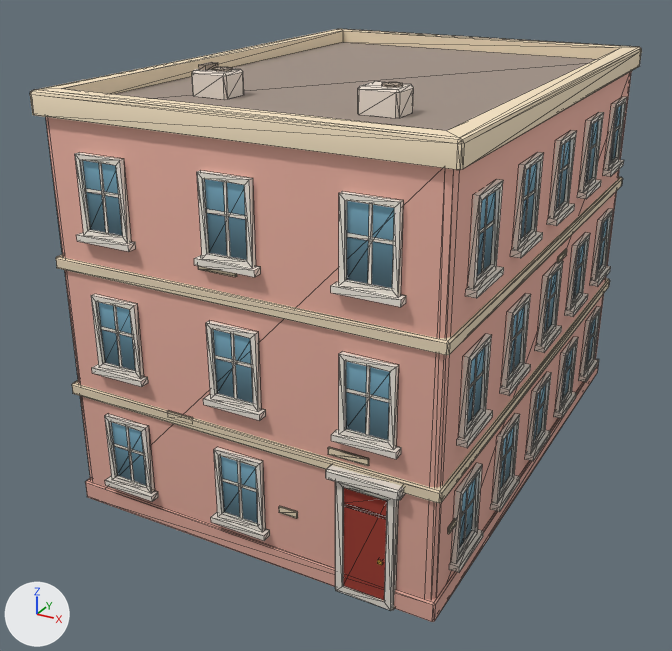
The glTF model newcity/art/kit/boylston_s5.glb as it was, and as the next commit left it.
Before and after are seen from a 50 mm lens placed at (11.0, -22.33, 14.28), pointed at (-0.58, -1.28, 3.75). The lights are fixed; the arrows at lower left show +X, +Y and +Z. The older version comes first. Mesh edges are drawn as thin lines. Vertices at exactly the same position are counted once.

The first picture shows 'boylston_s5'.
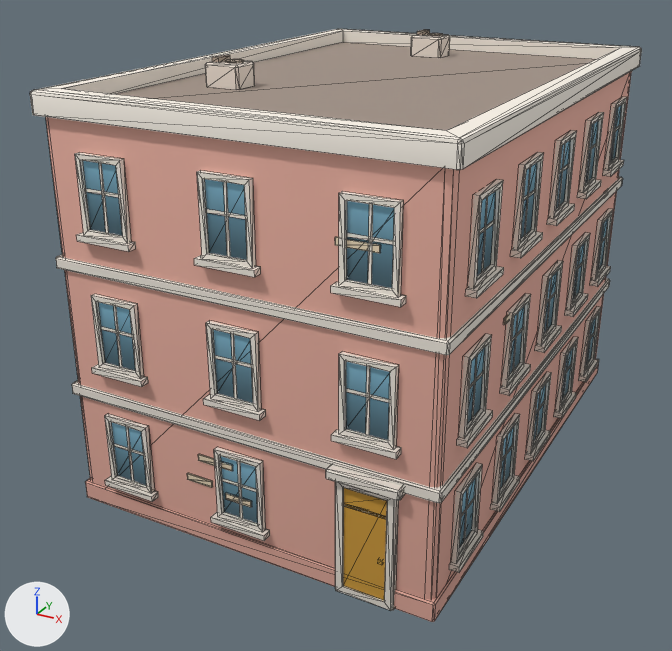
What differs and where, as boxes [x1, y1, x2, y2] in the pictures (672 x 651 px; the box of a moved part takes in the faces that stretch with it):
part 1 of me_boylston_s5, moved or reshaped: before [279, 506, 298, 519]; after [225, 493, 251, 507]
part 2 of me_boylston_s5, moved or reshaped: before [198, 266, 237, 277]; after [335, 237, 380, 253]
part 3 of me_boylston_s5, moved or reshaped (not visible afterwards): before [557, 249, 567, 262]
part 4 of me_boylston_s5, moved or reshaped: before [448, 519, 456, 534]; after [503, 314, 509, 325]
part 5 of me_boylston_s5, moved or reshaped: before [212, 67, 233, 72]; after [225, 59, 244, 63]
part 6 of me_boylston_s5, moved or reshaped: before [192, 68, 244, 100]; after [205, 61, 255, 90]
part 7 of me_boylston_s5, moved or reshaped: before [199, 62, 218, 70]; after [212, 55, 230, 62]
part 8 of me_boylston_s5, moved or reshaped: before [382, 82, 403, 87]; after [428, 33, 443, 36]
part 9 of me_boylston_s5, moved or reshaped: before [358, 81, 414, 118]; after [411, 34, 450, 58]
part 10 of me_boylston_s5, added: after [417, 30, 430, 36]
part 11 of me_boylston_s5, moved or reshaped: before [168, 410, 369, 466]; after [187, 454, 232, 488]
part 12 of me_boylston_s5, surface changed: [30, 29, 642, 600] in both

Patch to the scene script:
```diff
--- a/newcity/art/kit/boylston_s5.glb.py
+++ b/newcity/art/kit/boylston_s5.glb.py
@@ me_boylston_s5 @@
 # used by ob_boylston_s5; location = (0.0, 0.0, 0.0)
-me_boylston_s5.from_pydata(...)  # 1636 vertices, 2164 faces; spans x -5.24..5.24, y -7.3..7.16, z -0.02..11.09
+me_boylston_s5.from_pydata(...)  # 1644 vertices, 2174 faces; spans x -5.24..5.24, y -7.3..7.16, z -0.02..11.09
+# me_boylston_s5 part 1: the loose piece of 16 vertices spanning x 1.06..1.56, y -7.04..-7.0, z 1.55..1.72 is scaled about its middle by (1.51, 1, 1), then moved by (-1.39, 0.0, -0.12)
+# me_boylston_s5 part 2: the loose piece of 16 vertices spanning x -0.84..0.16, y -7.04..-7.0, z 7.24..7.41 is moved by (3.4, 0.0, 1.11)
+# me_boylston_s5 part 3: the loose piece of 16 vertices spanning x 5.0..5.04, y 0.52..1.27, z 6.02..6.19 is scaled about its middle by (1, 0.66, 1), then moved by (0.0, 4.33, 0.63)
+# me_boylston_s5 part 4: the loose piece of 16 vertices spanning x 5.0..5.04, y -6.35..-5.6, z 1.9..2.07 is moved by (0.0, 2.78, 3.93)
+# me_boylston_s5 part 5: the loose piece of 16 vertices spanning x -2.44..-1.96, y -4.1..-3.62, z 10.97..11.01 is moved by (-0.5, 1.23, 0.0)
+# me_boylston_s5 part 6: the loose piece of 20 vertices spanning x -2.85..-1.85, y -4.26..-3.46, z 10.37..10.97 is moved by (-0.5, 1.23, 0.0)
+# me_boylston_s5 part 7: the loose piece of 8 vertices spanning x -2.7..-2.5, y -4.11..-3.61, z 10.97..11.09 is moved by (-0.5, 1.23, 0.0)
+# me_boylston_s5 part 8: the loose piece of 16 vertices spanning x 2.02..2.5, y -4.18..-3.7, z 10.97..11.01 is moved by (-2.85, 8.95, 0.0)
+# me_boylston_s5 part 9: the loose piece of 20 vertices spanning x 1.61..2.61, y -4.34..-3.54, z 10.37..10.97 is moved by (-2.85, 8.95, 0.0)
+# me_boylston_s5 part 10: the loose piece of 8 vertices spanning x -2.7..-2.5, y -4.11..-3.61, z 10.97..11.09 is copied, and the copy is moved by (1.61, 8.88, 0.0); it spans x -1.09..-0.89, y 4.77..5.27, z 10.97..11.09
+# me_boylston_s5 part 11: 32 vertices moved from x -2.04..3.38, y -7.04..-7.0, z 3.25..3.68 to x -1.58..-0.2, y -7.04..-7.0, z 1.63..2.45
+# me_boylston_s5 part 12: 236 kept faces spanning x -5.16..5.16, y -7.16..7.16, z 0.15..10.75 get new texture (UV) coordinates
+# other edits to the shape of me_boylston_s5 do not show in these pictures
 me_boylston_s5.materials.append(mat_kit_atlas)
```
